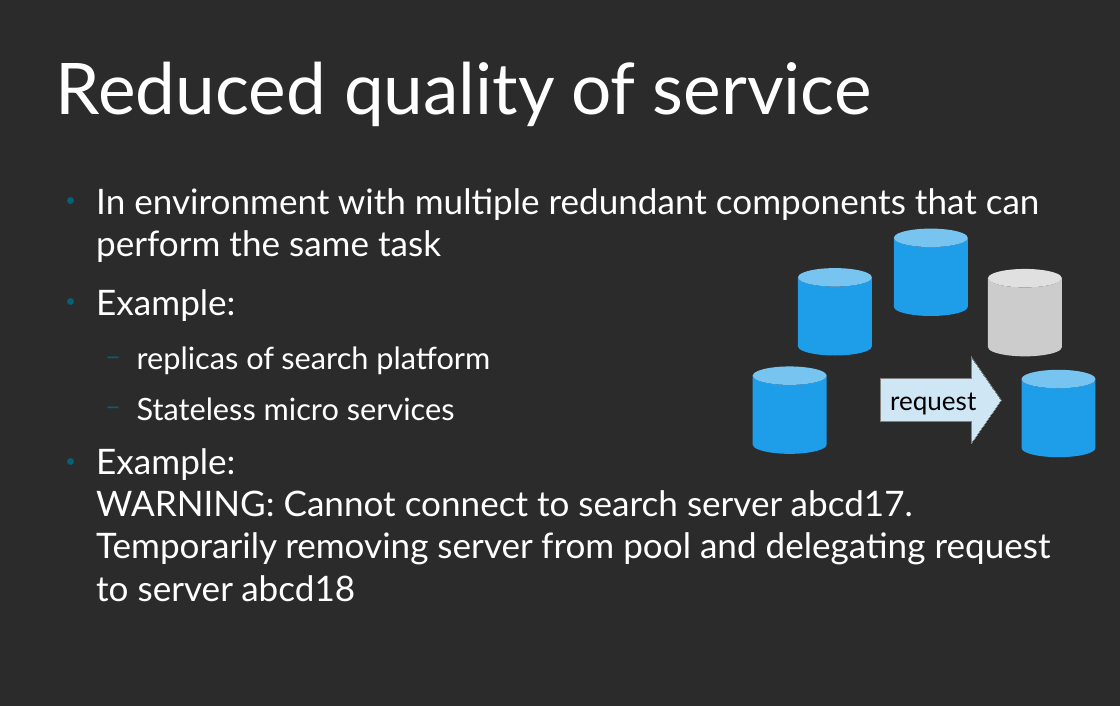
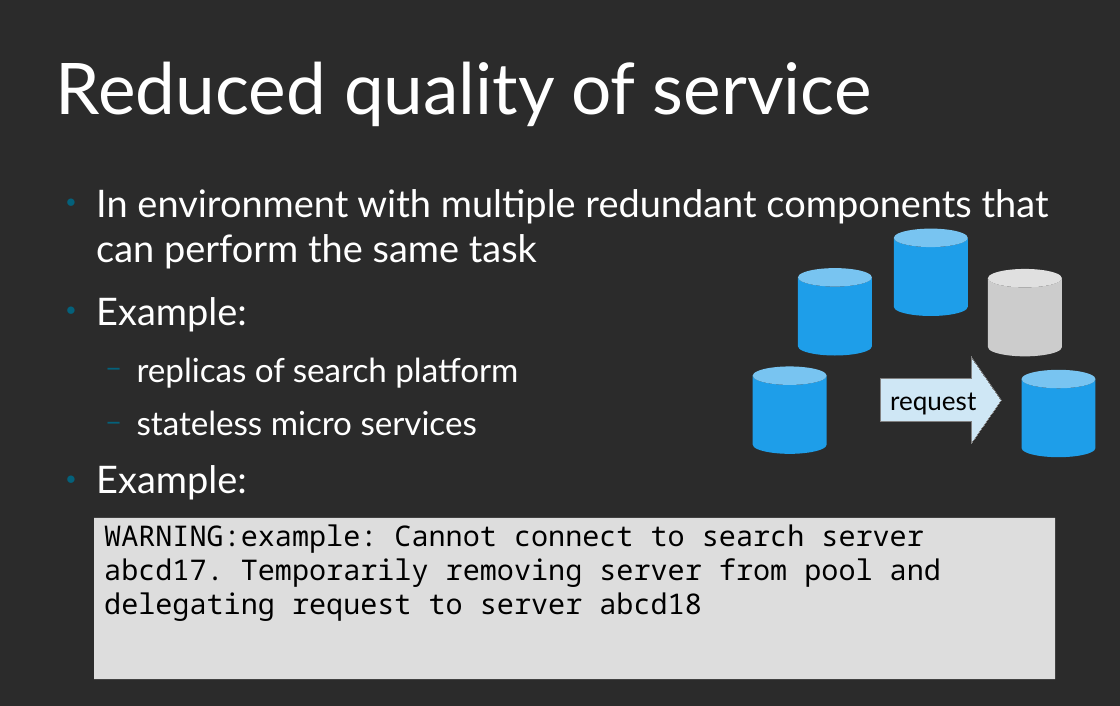
Before and after one commit to roskakori/talks, a slide deck: slide 50 of pygraz/helpful_logging_with_python/Helpful logging with Python.odp (slide 48 before the commit). Drawn at 1120x706 pixels with LibreOffice and Linux fonts; fonts in the diff are those of the drawing; background and template pictures are left out; a plain dark background stands for a picture behind light text. Boxes give left, top, right and bottom in pixels: in the first picture for what was removed or moved away, otherwise in the second. Text is boxed around its words. In the diff, an @@ line names an element or a change of style, - is before the commit and + after.

```diff
--- a/pygraz/helpful_logging_with_python/Helpful logging with Python.odp
+++ b/pygraz/helpful_logging_with_python/Helpful logging with Python.odp
@@ text at (x1=96, y1=189, x2=1049, y2=388): size 29.6 to 32 pt in "In environment with multiple redundant components that ...", "Example:"; size 25.9 to 28 pt in "replicas of search platform" @@
@@ text at (x1=96, y1=410, x2=477, y2=500): text changed; size 29.6 to 28 pt @@
-  − Stateless micro services
-● Example:
-  WARNING: Cannot connect to search server abcd17. Temporarily removing server from pool and delegating request to server abcd18
+  − stateless micro services
+● Example:
@@ text added at (x1=94, y1=517, x2=1055, y2=679), fill #DDDDDD, 24 pt, text #000000 @@
+WARNING:example: Cannot connect to search server abcd17. Temporarily removing server from pool and delegating request to server abcd18
```
Also in this commit, not shown: 15 other slides changed, 7 slides added, 6 other files.
